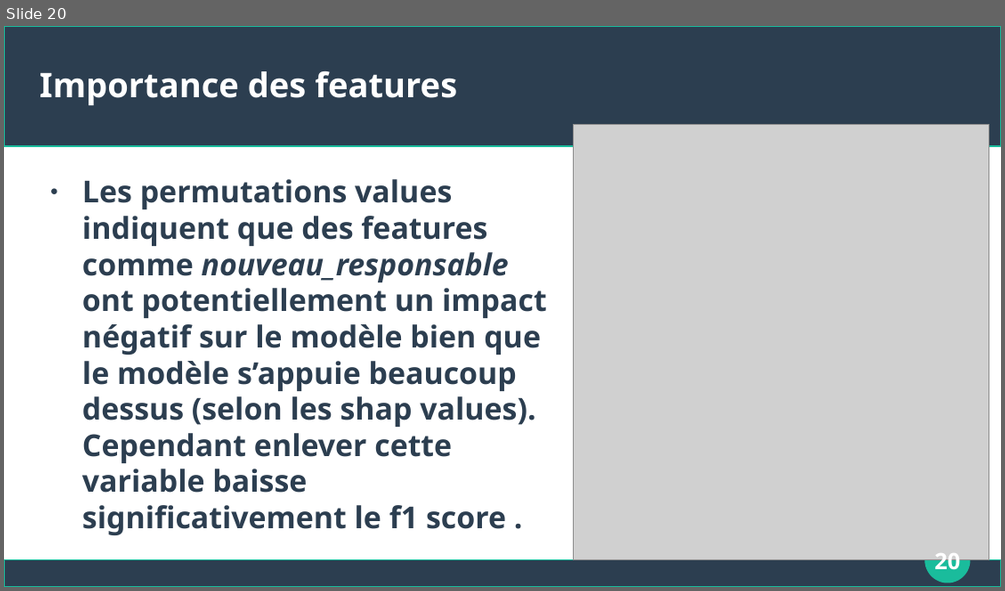
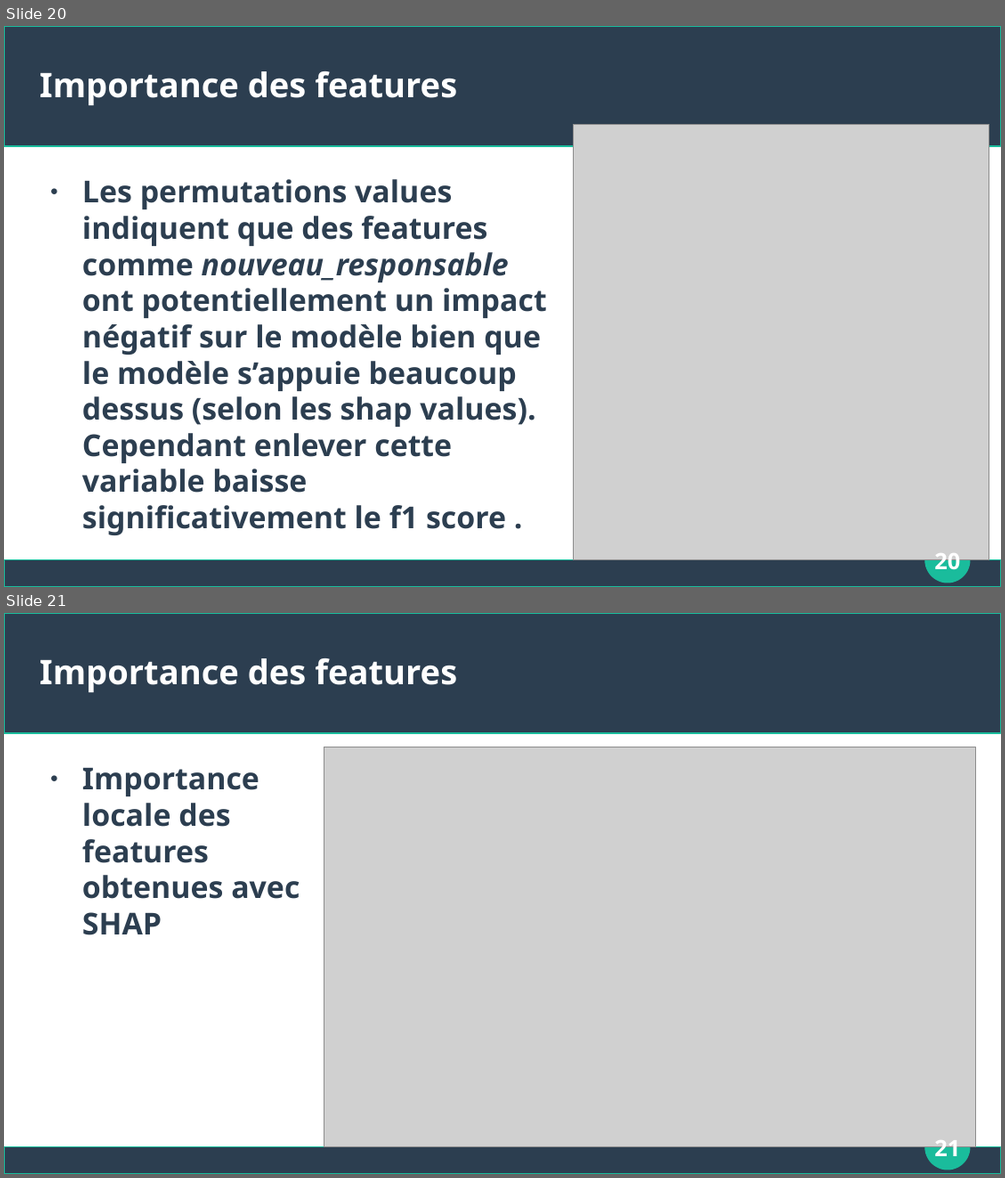
Before and after one commit to Apinsun/Projet4, a slide deck: presentation.odp. Shown one above the other, each under a label of ours: slide 20 before the commit, slides 20 and 21 after it. The pictures are 1005x591 and 1005x1178 pixels, drawn with LibreOffice and Linux fonts; fonts in the diff are those of the drawing; grey boxes stand for pictures. Boxes give left, top, right and bottom in pixels: in the first picture for what was removed or moved away, otherwise in the second. Text is boxed around its words. In the diff, an @@ line names an element or a change of style, - is before the commit and + after.

Commit message:
ajouts de slides à la présentation concernant les shap values locales

```diff
--- a/presentation.odp
+++ b/presentation.odp
@@ slide 21 added at (4, 613, 1001, 1174), background #FFFFFF; not listed: 3 template elements that a slide beside it also shows @@
@@ title added at (40, 658, 457, 692), 27 pt, text #FFFFFF, bold @@
+Importance des features
@@ text added at (82, 768, 299, 935), 24 pt, text #2C3E50, bold @@
+● Importance locale des features obtenues avec SHAP
@@ picture added at (324, 747, 976, 1148) @@
@@ page number added at (934, 1140, 960, 1162), 18 pt, text #FFFFFF, bold @@
+21
```
Also in this commit, not shown: 1 slide changed, 1 other slide added, 1 other file.
